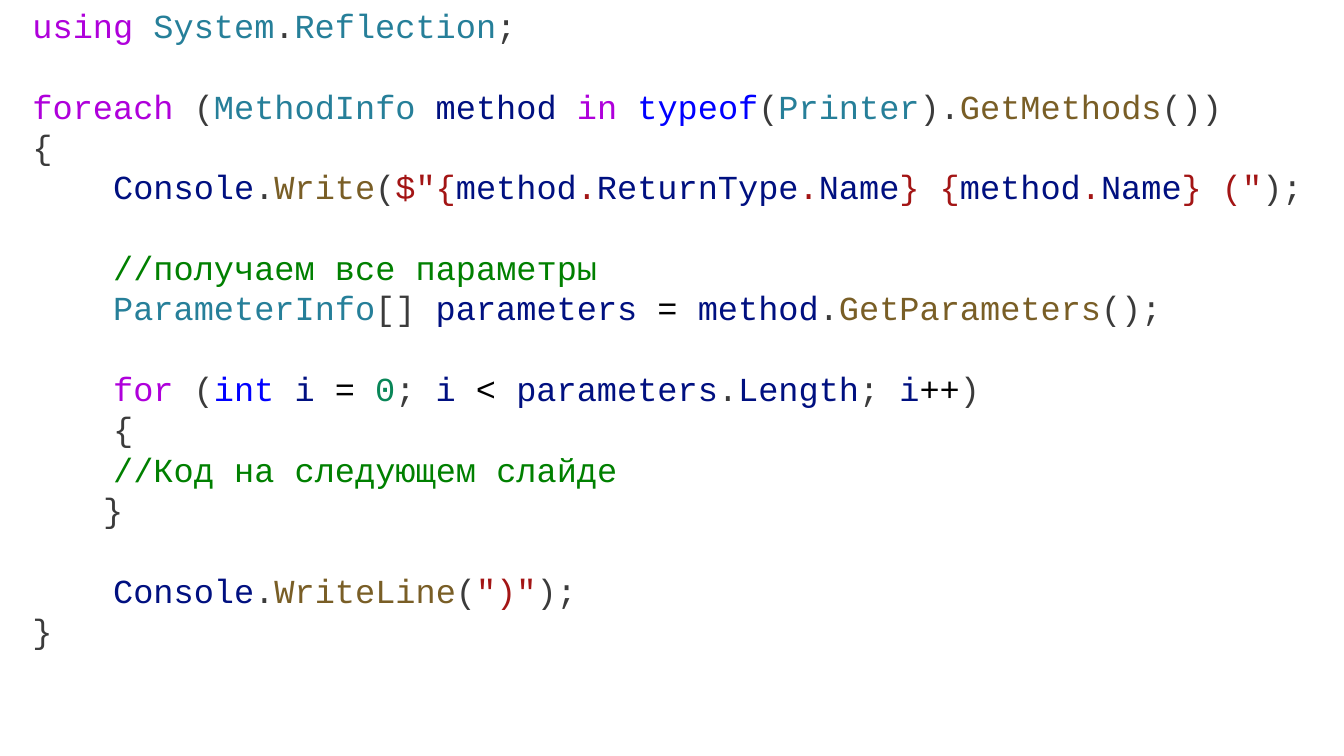
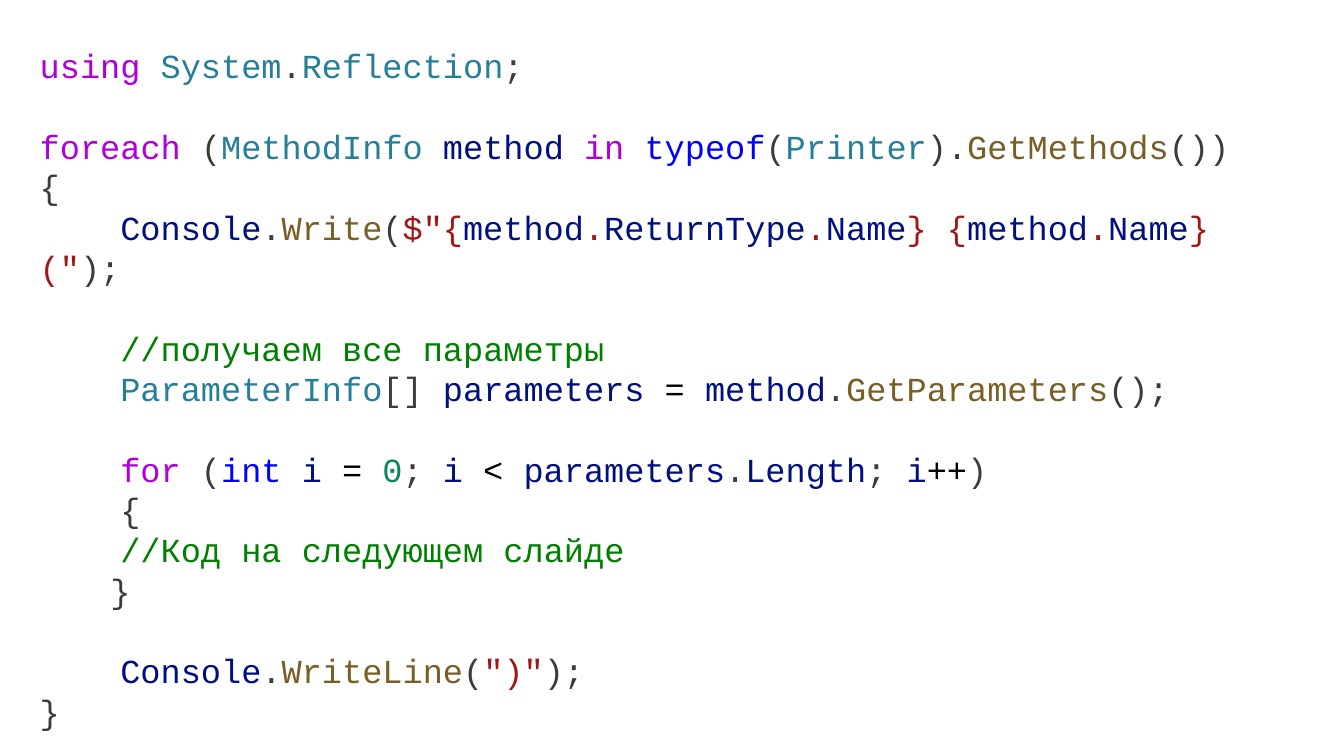
Before and after one commit to DaniilKlyukin/OOP-4, a slide deck: slide 13 of Лекции/ООП 1 лек 1.pptx. Drawn at 1344x756 pixels with LibreOffice and Linux fonts; fonts in the diff are those of the drawing. Boxes give left, top, right and bottom in pixels: in the first picture for what was removed or moved away, otherwise in the second. Text is boxed around its words. In the diff, an @@ line names an element or a change of style, - is before the commit and + after.

```diff
--- a/Лекции/ООП 1 лек 1.pptx
+++ b/Лекции/ООП 1 лек 1.pptx
@@ text "using System.Reflection;" rewrapped from box(32, 14, 1222, 610) to box(40, 54, 1230, 690) @@
```
Also in this commit, not shown: 25 other slides changed, 1 other file.
